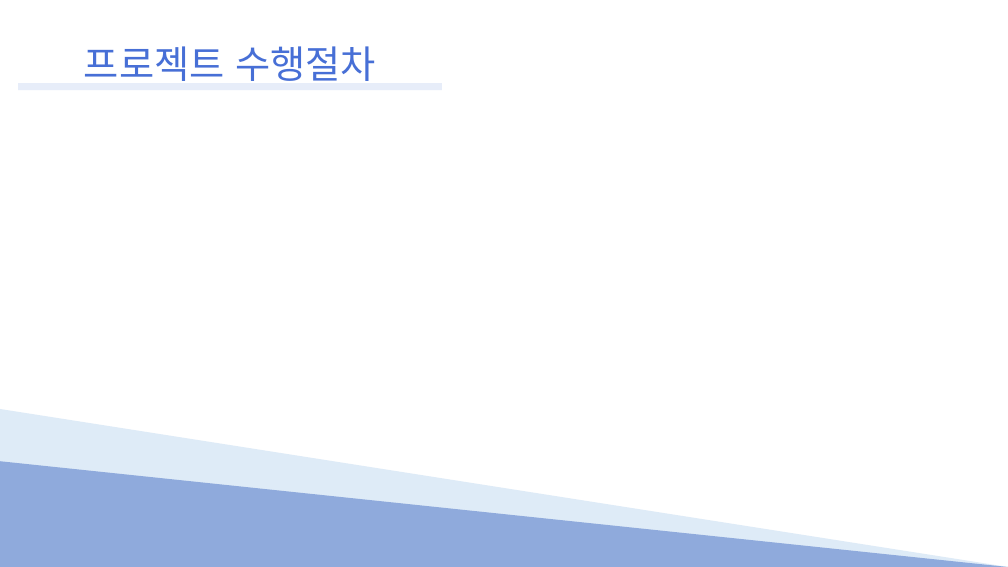
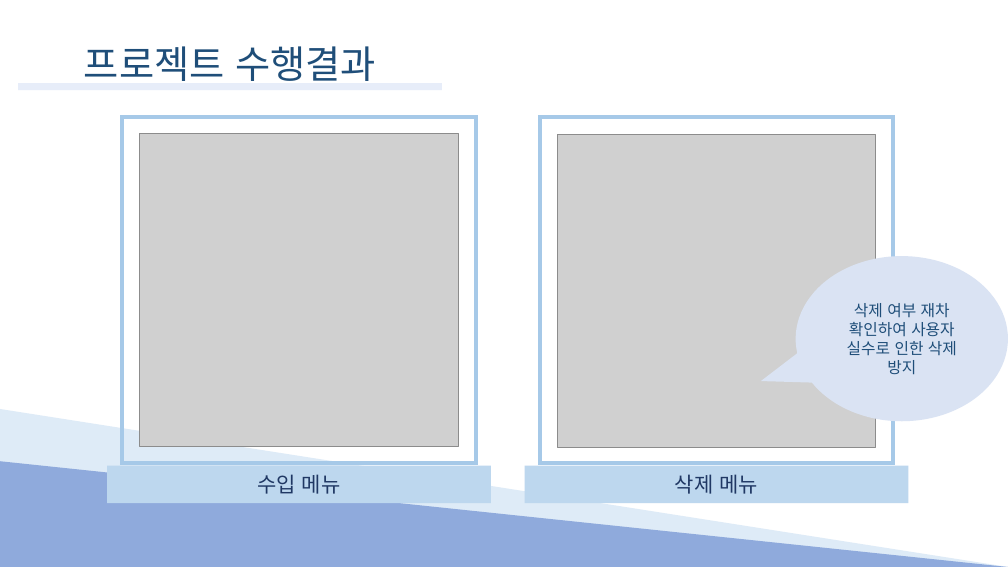
Before and after one commit to Hyno2/C-project, a slide deck: slide 12 of PPT/System.pptx (slide 13 before the commit). Drawn at 1008x567 pixels with LibreOffice and Linux fonts; fonts in the diff are those of the drawing; grey boxes stand for pictures. Boxes give left, top, right and bottom in pixels: in the first picture for what was removed or moved away, otherwise in the second. Text is boxed around its words. In the diff, an @@ line names an element or a change of style, - is before the commit and + after.

```diff
--- a/PPT/System.pptx
+++ b/PPT/System.pptx
@@ text at (84, 46, 376, 81): text changed; text colour #476FD6 to #1F4E79 @@
-프로젝트 수행절차
+프로젝트 수행결과
@@ rectangle added at (122, 117, 476, 463), outline #A6C9E8 4.5 pt @@
@@ rectangle added at (540, 117, 893, 463), outline #A6C9E8 4.5 pt @@
@@ picture added at (139, 133, 458, 445) @@
@@ picture added at (558, 134, 875, 447) @@
@@ speech bubble added at (796, 256, 1008, 421), fill #DAE3F3, 18 pt, text #1F4E79 @@
+삭제 여부 재차 확인하여 사용자 실수로 인한 삭제 방지
@@ rectangle added at (107, 466, 491, 503), fill #BDD7EE, 24 pt, text #203864 @@
+수입 메뉴
@@ rectangle added at (525, 466, 908, 503), fill #BDD7EE, 24 pt, text #203864 @@
+삭제 메뉴
```
Also in this commit, not shown: 8 other slides changed, 3 slides added, 15 slides removed.
